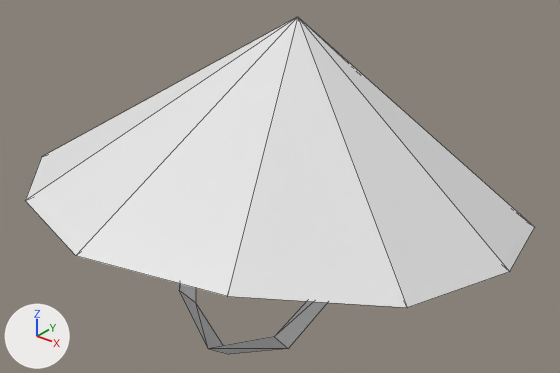
An edit to the COLLADA model art/meshes/props/helmet/chin_ricehat.dae, drawn before and after from the same camera.
One viewpoint serves both versions: a 50 mm camera at (1.202, -1.512, 1.27) aimed at (0.002, -0.012, 0.34). Lighting does not change. The marker at lower left points along +X, +Y and +Z. Mesh edges are drawn as thin lines. Where no turn or scale is listed for an object, it has been applied to the vertices.
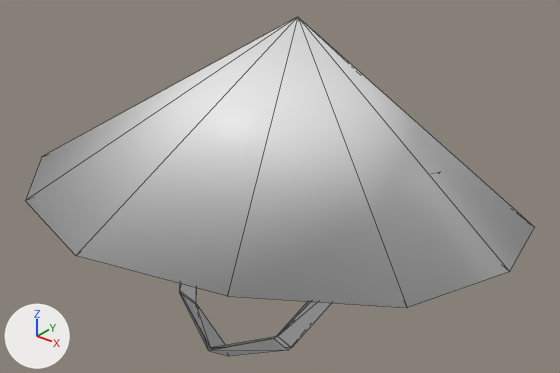
Changed parts and their boxes [x1, y1, x2, y2] in the pictures (560 x 373 px):
'Mesh', reshaped: before [25, 17, 534, 354]; after [25, 17, 534, 356]
part 1 of me_mesh, built on: before [179, 284, 327, 354]; after [179, 284, 331, 356]

The change, as a list of edits to the scene's bpy script:
```text
Change me_mesh:
    used by ob_mesh; location = (0.0, 0.0, 0.0)
    remove me_mesh.from_pydata(...)  # 28 vertices, 36 faces; spans x -0.668..0.668, y -0.69..0.669, z -0.095..0.793
    add me_mesh.from_pydata(...)  # 38 vertices, 46 faces; spans x -0.668..0.668, y -0.69..0.669, z -0.101..0.793
    me_mesh part 1
    12 faces are deleted
    4 vertices move from x 0.0..0.171, y -0.316..-0.189, z -0.095..0.051 to x 0.004..0.171, y -0.311..-0.189, z -0.092..0.045
    10 vertices are added at x -0.172..0.426, y -0.316..0.088, z -0.101..0.484
    22 new faces join them
    me_mesh part 2: the surface is now shaded smooth
```
